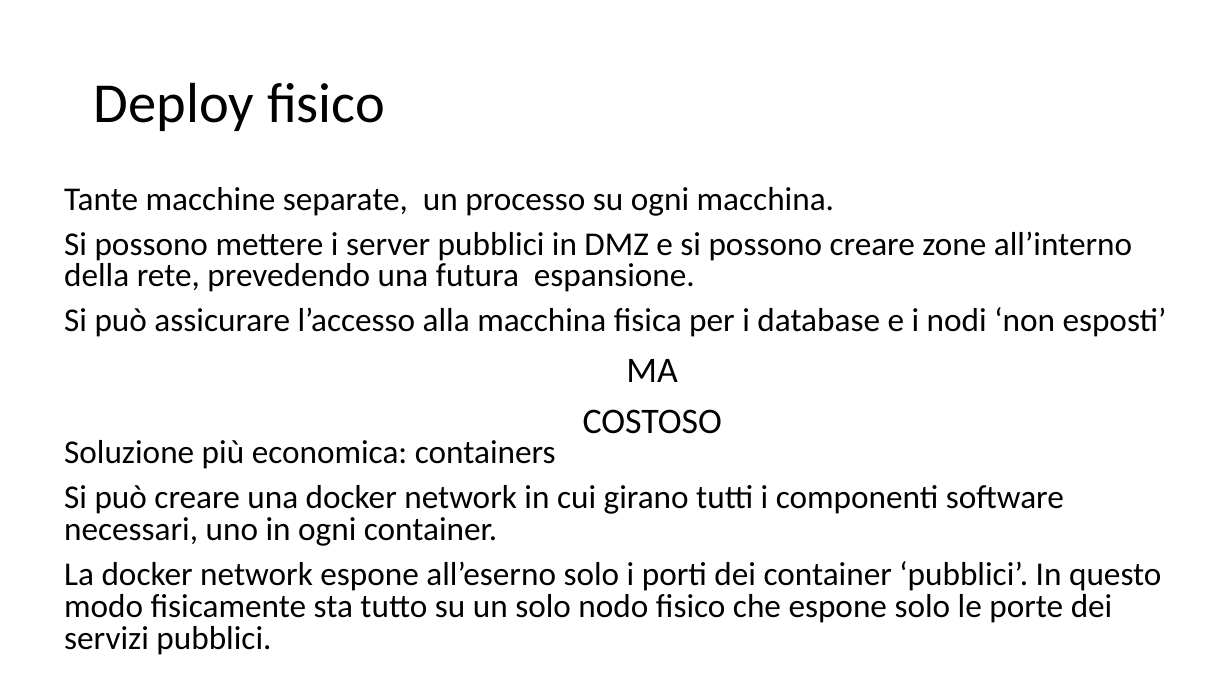
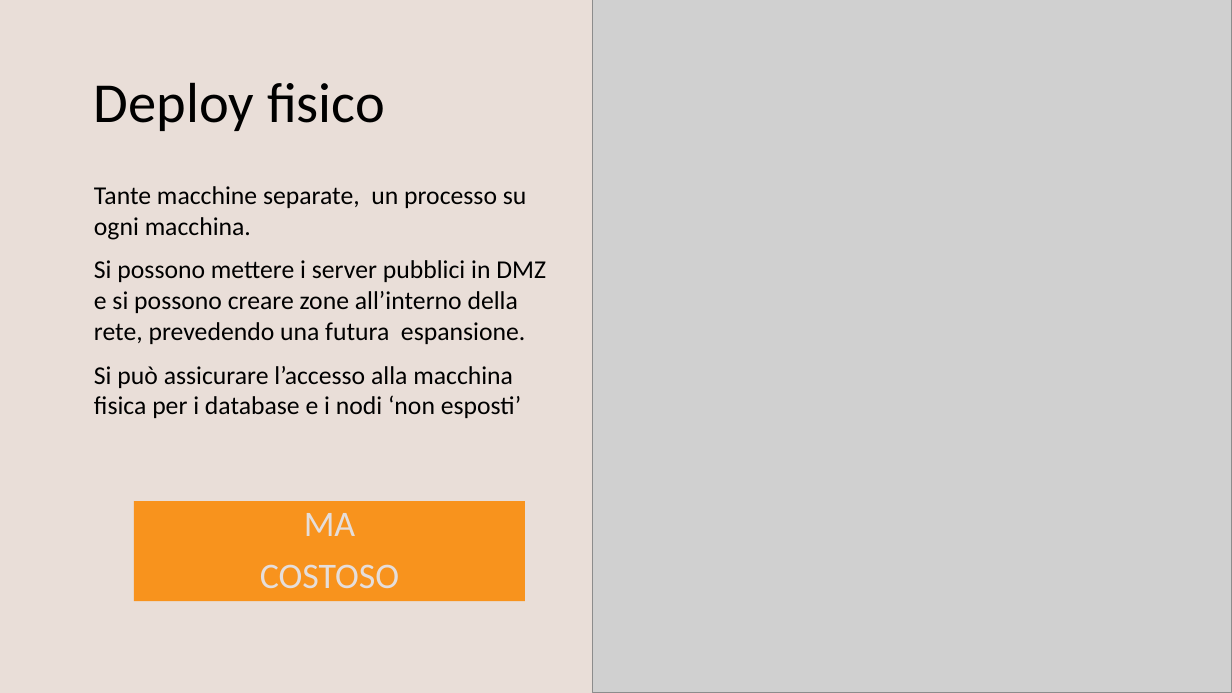
Before and after one commit to marcobarlo/GreenhouseSec, a slide deck: slide 13 of pres.pptx (slide 10 before the commit). Drawn at 1232x693 pixels with LibreOffice and Linux fonts; fonts in the diff are those of the drawing; grey boxes stand for pictures. Boxes give left, top, right and bottom in pixels: in the first picture for what was removed or moved away, otherwise in the second. Text is boxed around its words. In the diff, an @@ line names an element or a change of style, - is before the commit and + after.

```diff
--- a/pres.pptx
+++ b/pres.pptx
@@ background #FFFFFF to #EADEDA @@
@@ picture added at box(592, 0, 1232, 693) @@
@@ text "Tante macchine separate, un processo ...": place and size @@
-text "Tante macchine separate, un processo ..." at box(64, 187, 1167, 337)
+text "Tante macchine separate, un processo ..." at box(94, 186, 546, 418)
@@ text "Tante macchine separate, un processo ..." at box(94, 186, 546, 418): size 25.9 to 20 pt; line spacing 0.8 to 1 @@
@@ text removed at box(64, 440, 1161, 655) @@
-Soluzione più economica: containers
-Si può creare una docker network in cui girano tutti i componenti software necessari, uno in ogni container.
-La docker network espone all’eserno solo i porti dei container ‘pubblici’. In questo modo fisicamente sta tutto su un solo nodo fisico che espone solo le porte dei servizi pubblici.
@@ rectangle "MA": place and size @@
-rectangle "MA" at box(583, 359, 722, 434)
+rectangle "MA" at box(134, 501, 525, 601)
@@ rectangle "MA" at box(134, 501, 525, 601): text colour #000000 to #E5DEDB; fill none to #F8931D @@
```
Also in this commit, not shown: 14 other slides changed, 6 slides added, 3 slides removed, 56 other files.
